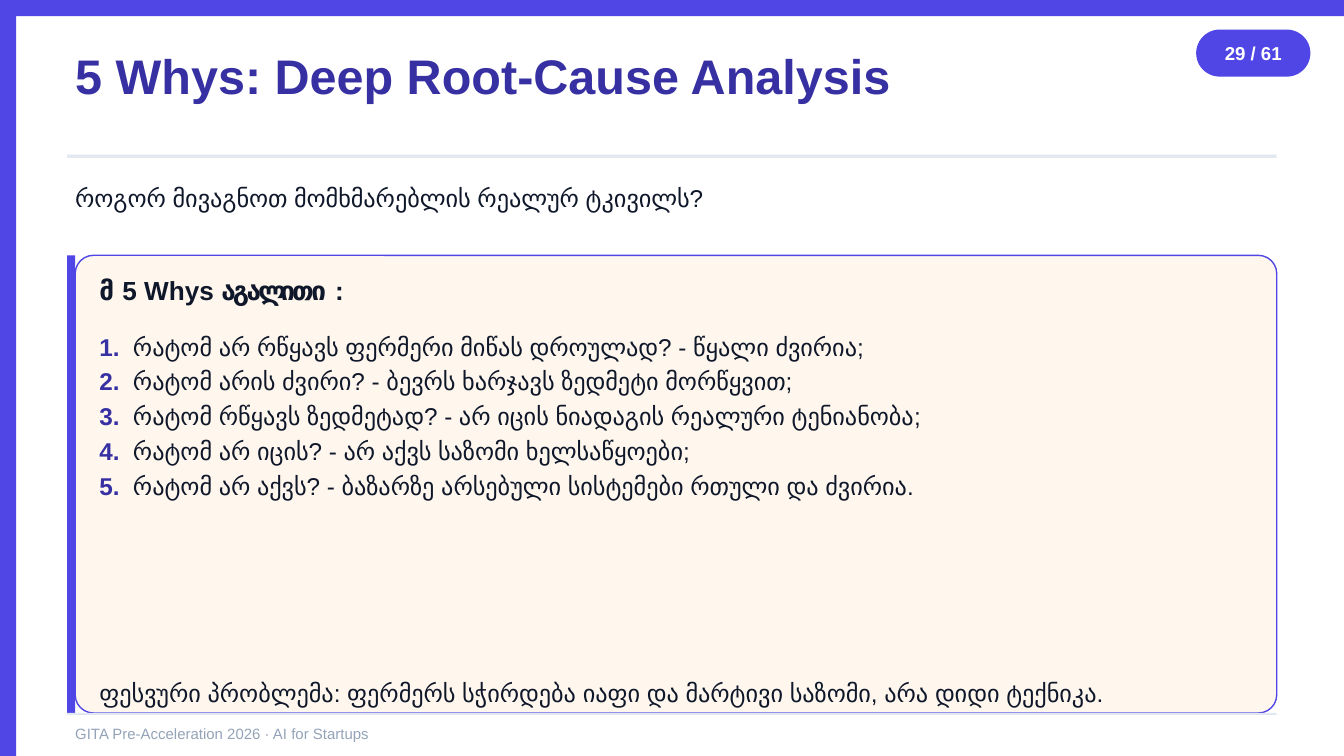
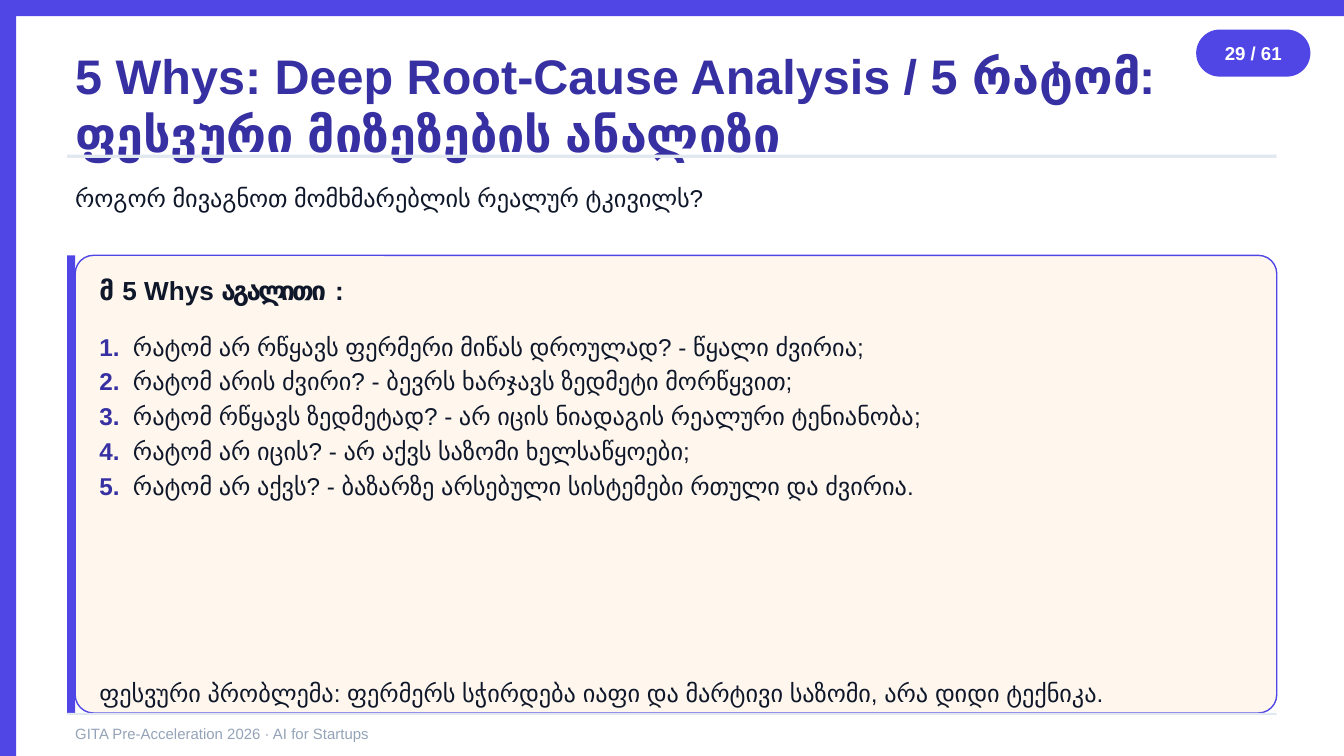
Before and after one commit to basilaia123/ai2026, a slide deck: slide 29 of GITA/Pre-Acceleration/2026-5h-AI-for-Startups/day1-slides.pptx. Drawn at 1344x756 pixels with LibreOffice and Linux fonts; fonts in the diff are those of the drawing. Boxes give left, top, right and bottom in pixels: in the first picture for what was removed or moved away, otherwise in the second. Text is boxed around its words. In the diff, an @@ line names an element or a change of style, - is before the commit and + after.

```diff
--- a/GITA/Pre-Acceleration/2026-5h-AI-for-Startups/day1-slides.pptx
+++ b/GITA/Pre-Acceleration/2026-5h-AI-for-Startups/day1-slides.pptx
@@ text at [75, 54, 1141, 162]: text changed @@
-5 Whys: Deep Root-Cause Analysis
+5 Whys: Deep Root-Cause Analysis / 5 რატომ: ფესვური მიზეზების ანალიზი
```
Also in this commit, not shown: 29 other slides changed, 3 other files.
